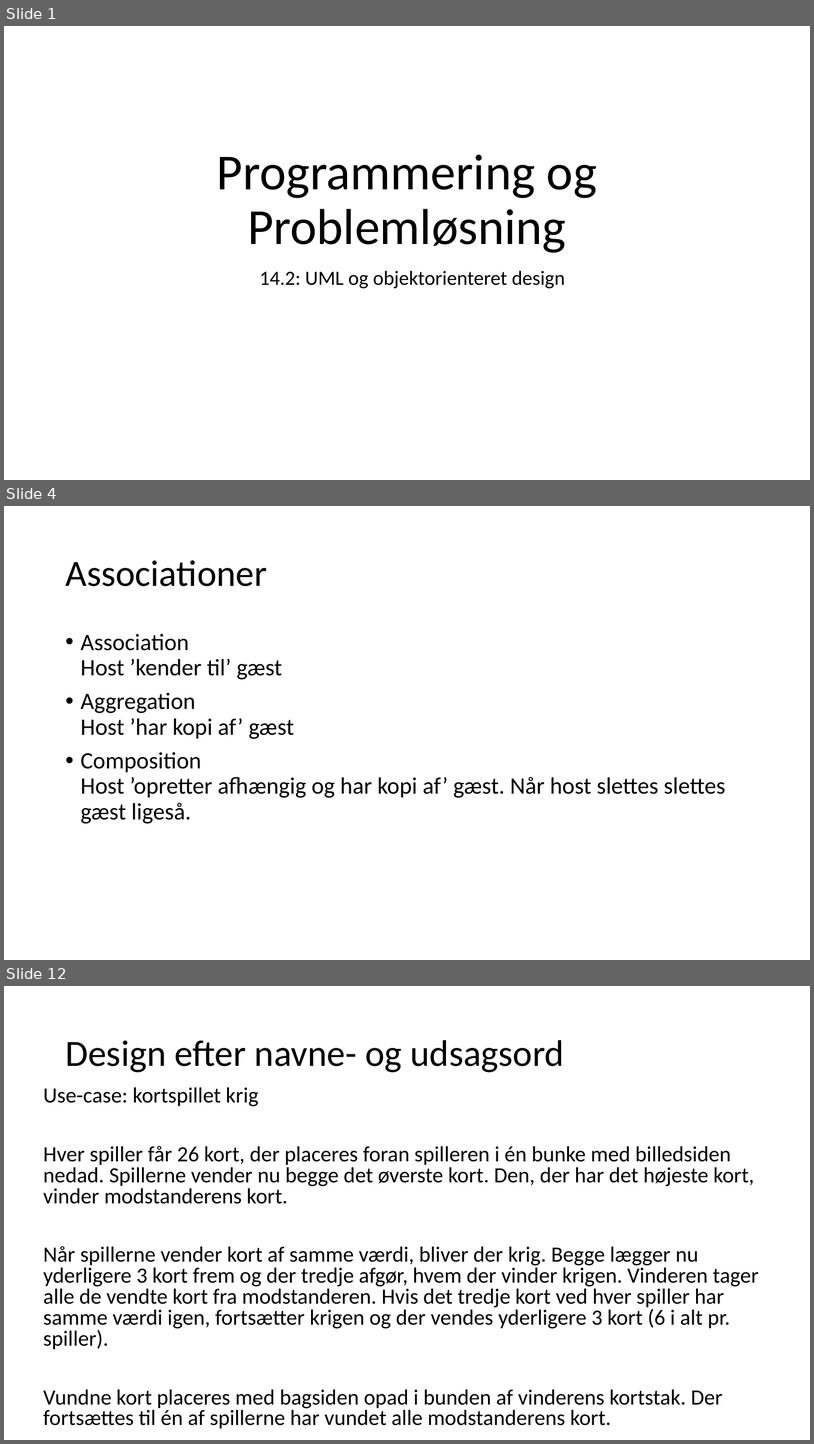
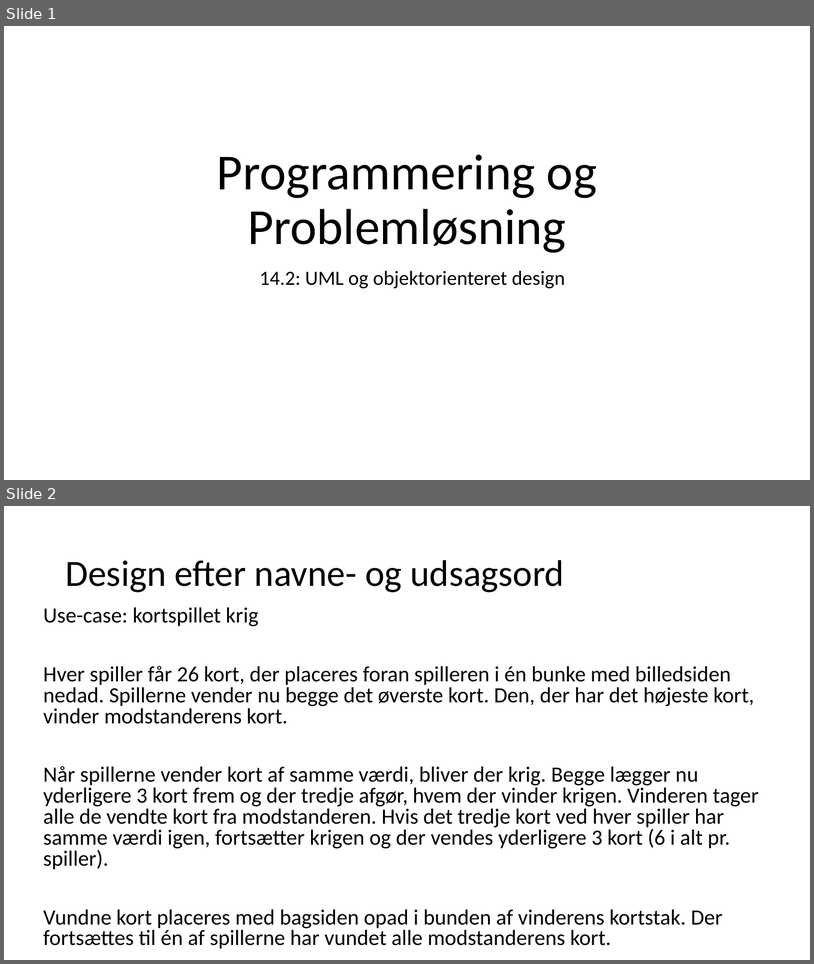
Before and after one commit to fisterloegsovs/pop22, a slide deck: lectures/14.3/lecture.pptx. Shown one above the other, each under a label of ours: slides 1, 4 and 12 before the commit, slides 1 and 2 after it; the slides between them are not shown. The pictures are 814x1444 and 814x964 pixels, drawn with LibreOffice and Linux fonts; fonts in the diff are those of the drawing. Boxes give left, top, right and bottom in pixels: in the first picture for what was removed or moved away, otherwise in the second. Text is boxed around its words. In the diff, an @@ line names an element or a change of style, - is before the commit and + after.

```diff
--- a/lectures/14.3/lecture.pptx
+++ b/lectures/14.3/lecture.pptx
@@ slide 4 removed at (4, 506, 810, 960), background #FFFFFF @@
@@ title removed at (65, 560, 267, 586) @@
-Associationer
@@ text removed at (81, 634, 726, 823) @@
-• Association
-  Host ’kender til’ gæst
-• Aggregation
-  Host ’har kopi af’ gæst
-• Composition
-  Host ’opretter afhængig og har kopi af’ gæst. Når host slettes slettes gæst ligeså.
@@ what was slide 12 is now slide 2 @@
```
Also in this commit, not shown: 3 slides changed, 3 slides added, 9 other slides removed, 2 other files.
